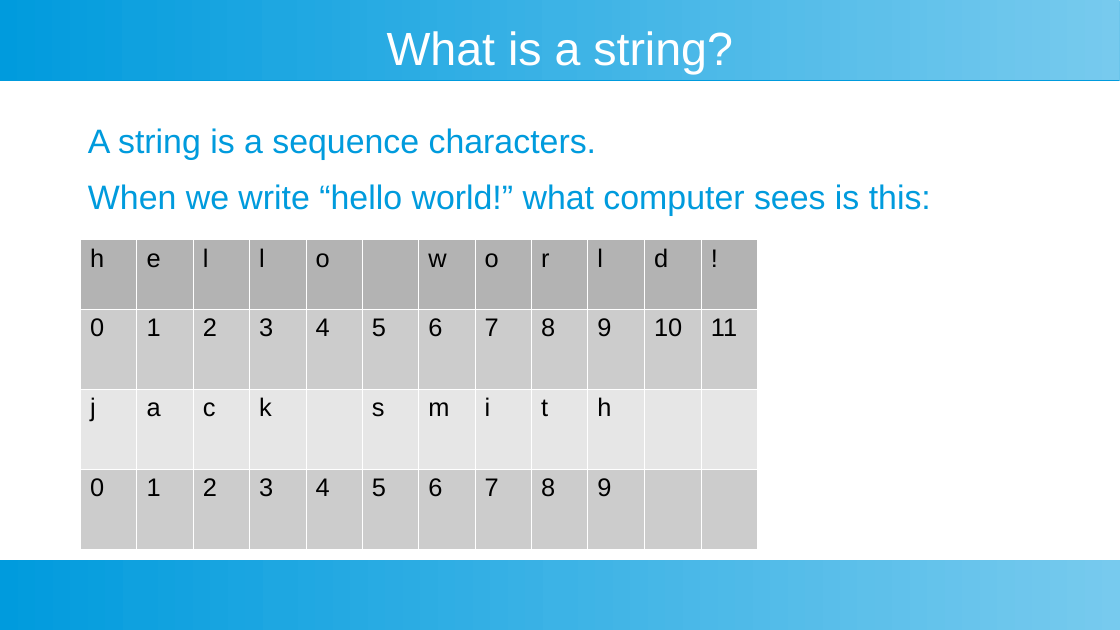
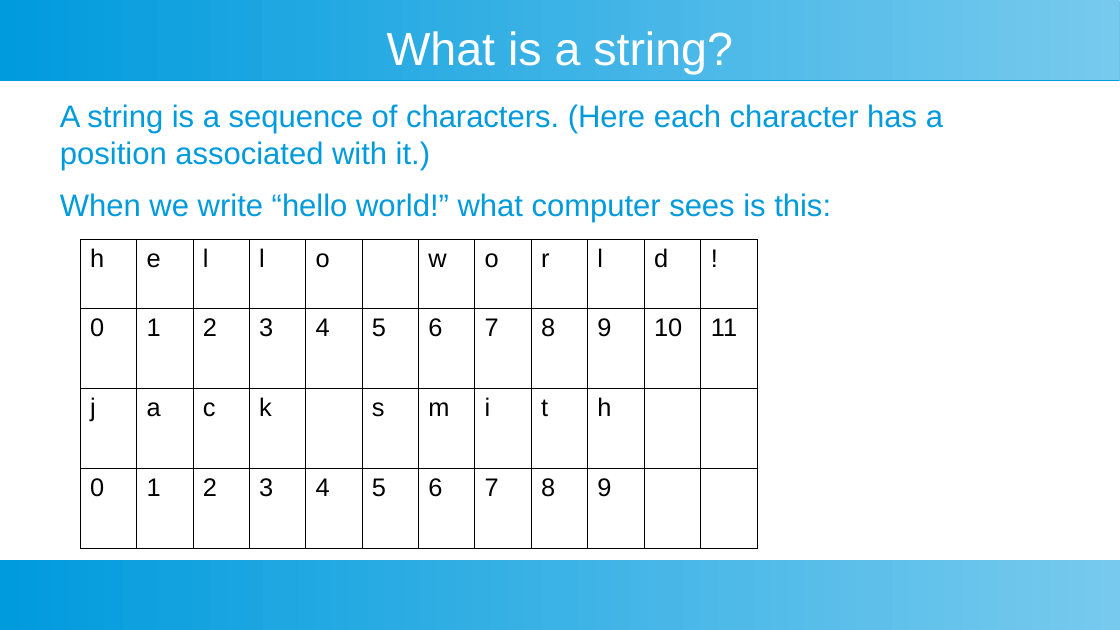
Before and after one commit to ashishjain1547/public_lessons_in_python, a slide deck: slide 2 of Ch 4 - Strings/Strings.odp. Drawn at 1120x630 pixels with LibreOffice and Linux fonts; fonts in the diff are those of the drawing. Boxes give left, top, right and bottom in pixels: in the first picture for what was removed or moved away, otherwise in the second. Text is boxed around its words. In the diff, an @@ line names an element or a change of style, - is before the commit and + after.

```diff
--- a/Ch 4 - Strings/Strings.odp
+++ b/Ch 4 - Strings/Strings.odp
@@ text "A string is a sequence ...": place and size @@
-text "A string is a sequence ..." at [88, 128, 931, 216]
+text "A string is a sequence ..." at [60, 104, 943, 222]
@@ text at [60, 104, 943, 170]: text changed; size 24 to 22 pt @@
-A string is a sequence characters.
+A string is a sequence of characters. (Here each character has a position associated with it.)
@@ text at [60, 193, 831, 222]: size 24 to 22 pt in "When we write “hello world!” what computer ..." @@
@@ table at [80, 240, 754, 549] @@
@@ fill #B3B3B3 to none in 11 cells @@
@@ fill #CCCCCC to none in 22 cells @@
@@ fill #E6E6E6 to none in 9 cells @@
@@ borders changed @@
```
Also in this commit, not shown: 4 other slides changed, 3 slides added, 27 other files.
